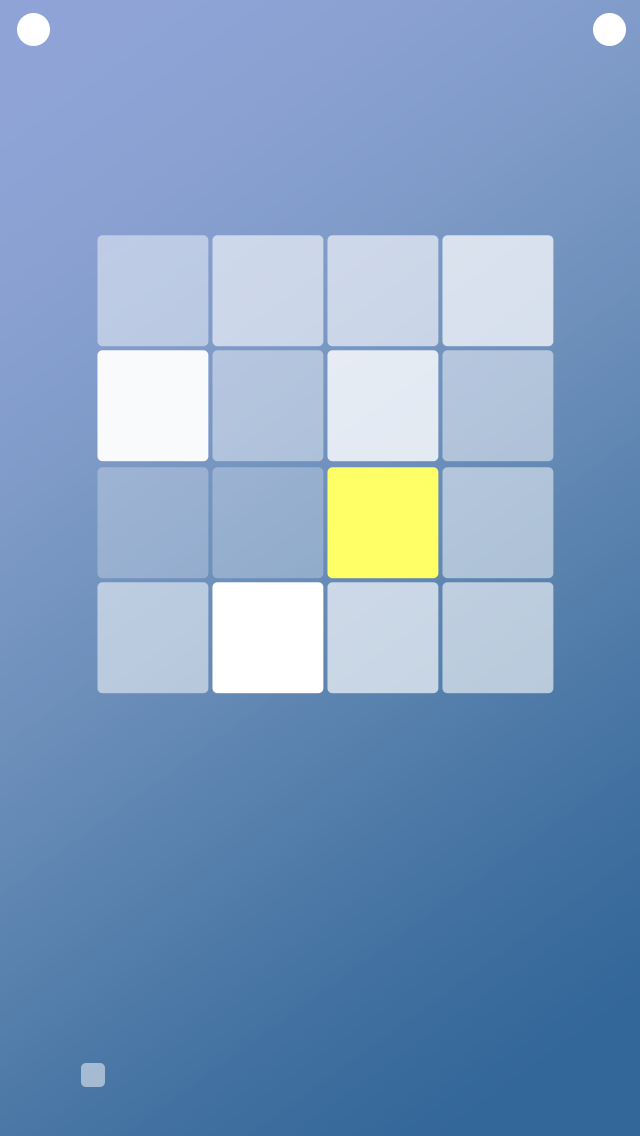
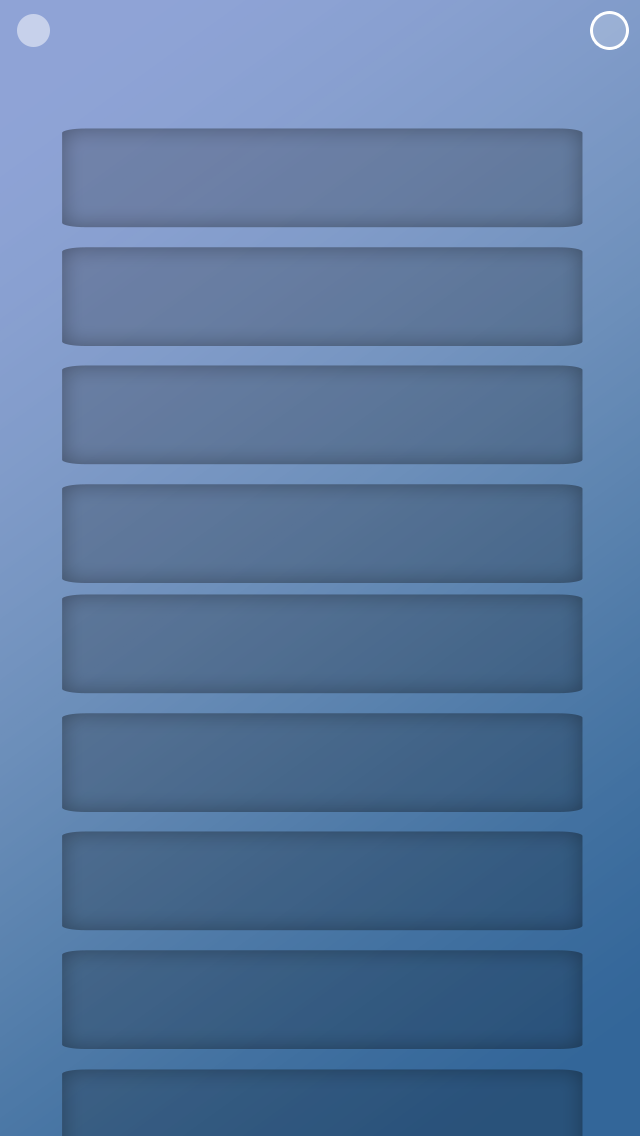
Two versions of the same layered image (w=640, h=1136). Layer-by-layer changes:
removed group "Plot" (54 layers) over (93, 222, 554, 757)
removed group "Example 1 (Center)" (17 layers) from group "Plot" over (97, 235, 554, 694)
removed group "Qubits" (16 layers) from group "Example 1 (Center)" over (97, 235, 554, 694)
removed layer "Qubit copy 14" (was 48%) from group "Qubits" over (442, 350, 554, 462)
removed layer "Qubit copy 13" (was 81%) from group "Qubits" over (327, 350, 439, 462)
removed layer "Qubit copy 12" (was 43%) from group "Qubits" over (212, 350, 324, 462)
removed layer "Qubit copy 11" (was 95%) from group "Qubits" over (97, 350, 209, 462)
removed layer "Qubit copy 10" (was 72%) from group "Qubits" over (442, 235, 554, 347)
removed layer "Qubit copy 9" (was 61%) from group "Qubits" over (327, 235, 439, 347)
removed layer "Qubit copy 8" (was 60%) from group "Qubits" over (212, 235, 324, 347)
added group "store" with 126 layers above "Button2" over (17, 11, 629, 1136)
added group "board" with 115 layers in group "store" over (62, 128, 583, 1136)
added group "plot" with 114 layers in group "board" over (62, 128, 583, 1136)
added group "Leaders" with 10 layers in group "plot" over (62, 128, 583, 1136)
added layer "plot copy 15" in group "Leaders" over (62, 1069, 583, 1136)
added layer "plot copy 14" in group "Leaders" over (62, 950, 583, 1049)
added layer "plot copy 13" in group "Leaders" over (62, 831, 583, 931)
added layer "plot copy 12" in group "Leaders" over (62, 713, 583, 812)
added layer "plot copy 11" in group "Leaders" over (62, 594, 583, 694)
added layer "plot copy 10" in group "Leaders" over (62, 484, 583, 583)
added layer "plot copy 9" in group "Leaders" over (62, 365, 583, 465)
added layer "plot copy 8" in group "Leaders" over (62, 247, 583, 346)
added layer "plot copy 7" in group "Leaders" over (62, 128, 583, 228)
…and 12 more changes (2 moved_by, 1 opacity, 10 removed)
